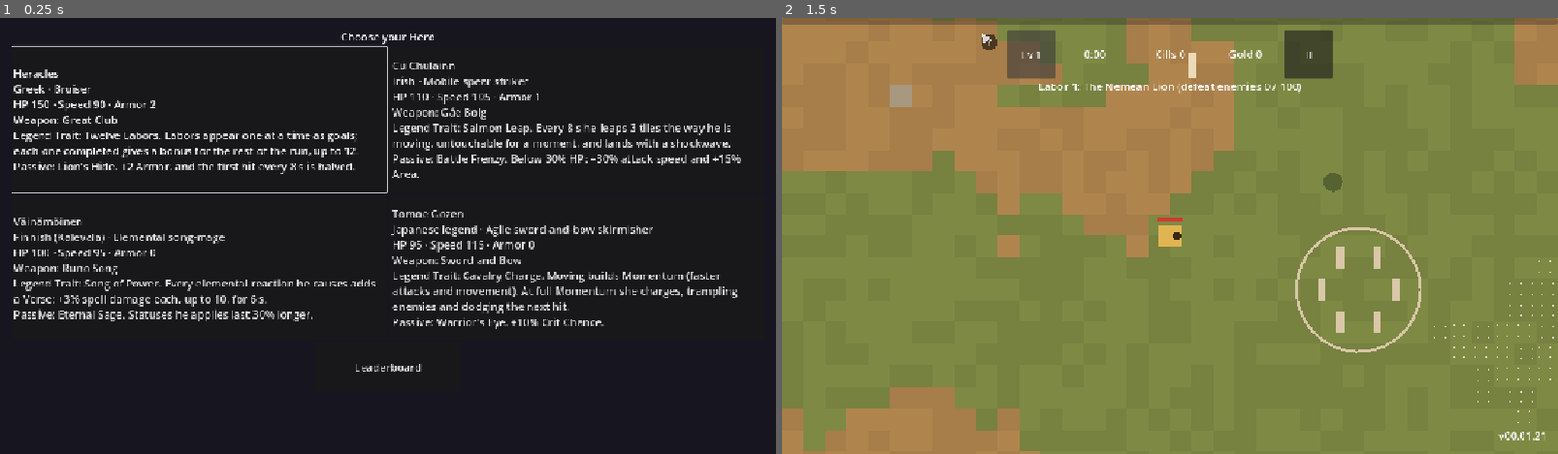
Above: before the commit, frames 1-2 (left to right).
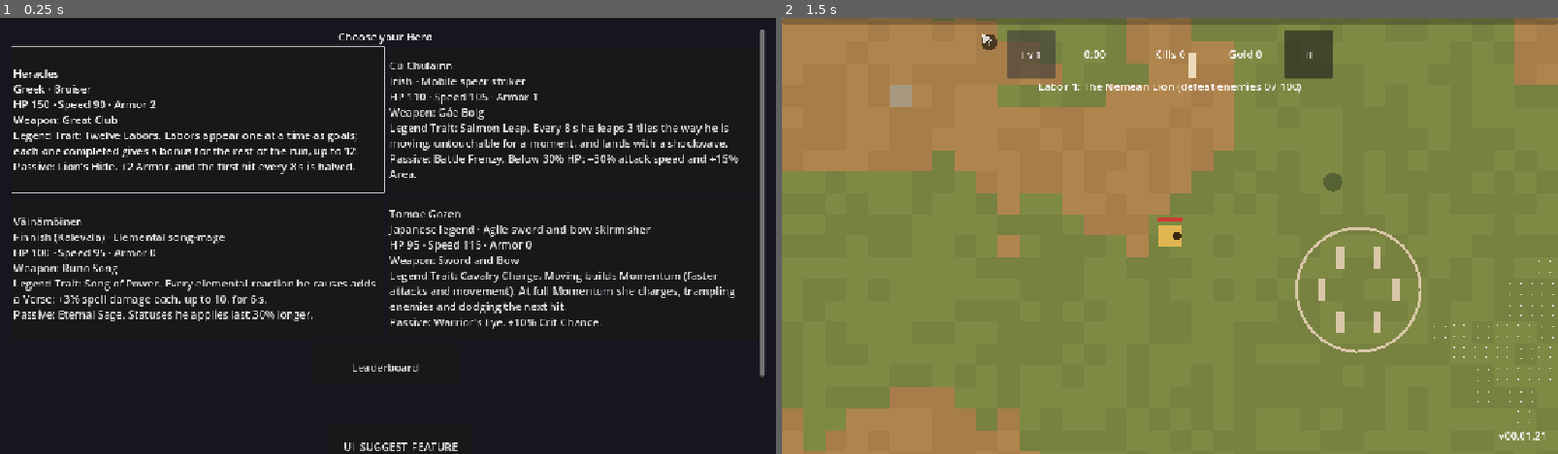
Above: after the commit, the same moments.

Repository: Zephino/Mythriven
Game: Godot game, scene res://scenes/main.tscn
Same seed, same stepped clock (60 frames per second), same inputs: the game is played once before the commit and once after it.
Inputs:
- Up to frame 1 (0.25 s): no input
- Up to frame 2 (1.5 s): click "Heracles Greek · Bruiser HP 1…" at 0.5 s; click "Lv 1" at 1.25 s

The runs differ from the first frame. In frame 1, 5.7% of the frame differs, in the area x 43-99%, y 2-100%; in frame 2, nothing differs.

Commit message:
feat: expose suggestion form in Mythriven UI

Diff:
--- a/scripts/ui/hero_select.gd
+++ b/scripts/ui/hero_select.gd
@@ -25,6 +25,8 @@
 	scroll.set_anchors_and_offsets_preset(Control.PRESET_FULL_RECT, Control.PRESET_MODE_MINSIZE, int(margin_px))
 	scroll.horizontal_scroll_mode = ScrollContainer.SCROLL_MODE_DISABLED
 	root.add_child(scroll)
+	# Reserve a bottom strip so the suggestion link never overlaps Hero cards.
+	scroll.offset_bottom = -(margin_px * 2.0 + touch)
 	var box := VBoxContainer.new()
 	box.size_flags_horizontal = Control.SIZE_EXPAND_FILL
 	scroll.add_child(box)
@@ -55,13 +57,19 @@
 	board.size_flags_horizontal = Control.SIZE_SHRINK_CENTER
 	board.pressed.connect(_on_view_board.bind(board))
 	box.add_child(board)
+	var suggestion := SuggestionButton.new()
+	suggestion.custom_minimum_size = Vector2(touch * 3.0, touch)
+	root.add_child(suggestion)
+	suggestion.set_anchors_and_offsets_preset(Control.PRESET_CENTER_BOTTOM, Control.PRESET_MODE_MINSIZE, int(margin_px))
 	# Down from the bottom row reaches the Leaderboard button; up or down from it returns to the Heroes.
 	for i: int in buttons.size():
 		if i + grid.columns >= buttons.size():
 			buttons[i].focus_neighbor_bottom = buttons[i].get_path_to(board)
 	if not buttons.is_empty():
 		board.focus_neighbor_top = board.get_path_to(buttons[0])
-		board.focus_neighbor_bottom = board.get_path_to(buttons[0])
+		board.focus_neighbor_bottom = board.get_path_to(suggestion)
+		suggestion.focus_neighbor_top = suggestion.get_path_to(board)
+		suggestion.focus_neighbor_bottom = suggestion.get_path_to(buttons[0])
 		buttons[0].grab_focus()
 
 
